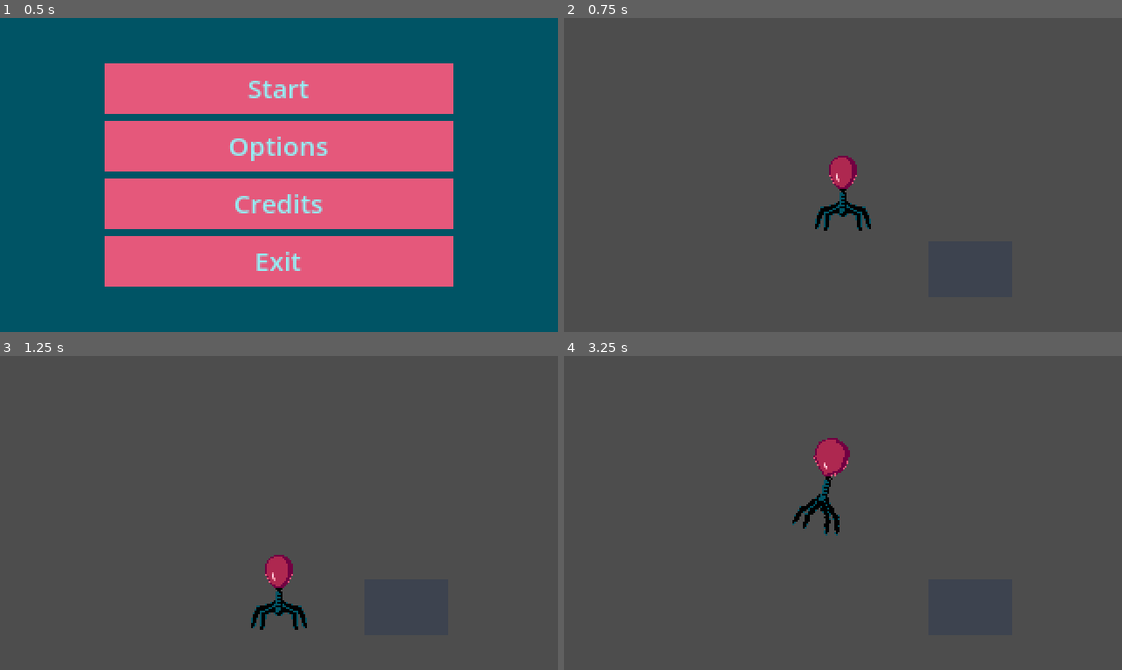
Above: before the commit, frames 1-4 (two rows, left to right).
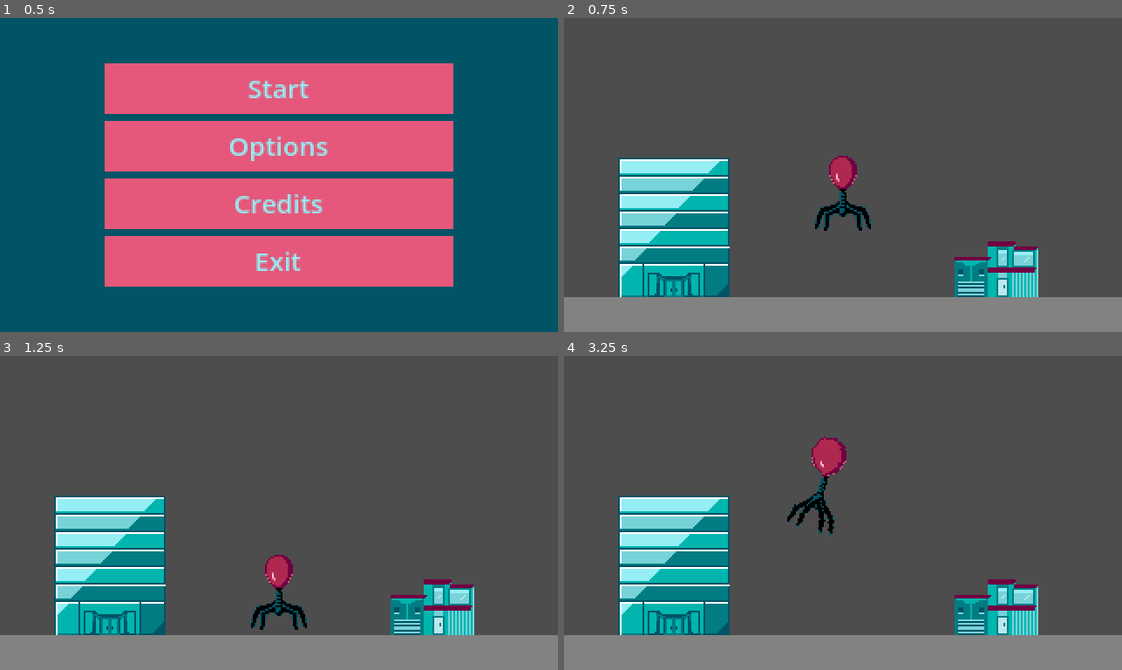
Above: after the commit, the same moments.

Repository: lily-swift/Jame-Gam-46
Game: Godot game, scene res://Scenes/main_menu.tscn
Same seed, same stepped clock (60 frames per second), same inputs: the game is played once before the commit and once after it.
Inputs:
- Up to frame 1 (0.5 s): no input
- Up to frame 2 (0.75 s): click "Start" at 0.5 s
- Up to frame 3 (1.25 s): no input
- Up to frame 4 (3.25 s): hold Right (moveRight) 1.28-2.03 s; tap Space (jump) at 1.35, 1.52, 1.82, 2.27, 2.3, 2.57, 2.85 s; hold Left (moveLeft) 2.03-2.78 s; tap Shift (drill) at 2.1 s; hold Right (moveRight) from 2.78 s (still down)

Frame 1 is identical in both runs. In frame 2, 22% of the frame differs, in the area x 0-100%, y 44-100%; in frame 3, 22%; in frame 4, 23%, in the area x 0-100%, y 25-100%.

Commit message:
Added building code and objects for modern house and office

Diff:
--- /dev/null
+++ b/Game/Scenes/building.gd
@@ -0,0 +1,46 @@
+extends RigidBody2D
+@export var size : int = 2
+@export var crumbleSpeed : float = 0.5
+@export var height : float
+@export var rubblePos : Vector2
+var crumbleProgress : float = 0
+var crumbling : bool = false
+var startpos : Vector2
+
+func _ready():
+	$AnimatedSprite2D.play("default")
+	$Effects.hide()
+	$Effects.position = Vector2(0,0)
+	startpos = position
+	print(startpos)
+	z_index = -1
+
+
+func balloon():
+	$AnimatedSprite2D.play("balloon")
+	mass = 2
+	gravity_scale = -0.5
+
+func _process(delta):
+	if(Input.is_action_just_pressed("debug")):
+		rubble()
+
+	if(crumbling):
+		position = startpos + Vector2(0,round(crumbleProgress * height * 1.1))
+		$AnimatedSprite2D.position.x = round(randf_range(-2,2))
+		$Effects.position = rubblePos -Vector2(0,round(crumbleProgress * height * 1.1))
+		crumbleProgress += delta * crumbleSpeed
+		if(crumbleProgress >= 1):
+			crumbling = false
+			$AnimatedSprite2D.hide()
+
+
+
+func rubble():
+	if(not crumbling):
+		crumbling = true
+		$Effects.play("Rubble")
+		$Effects.position = rubblePos
+		$Effects.show()
+		freeze = true
+		collision_layer = round(pow(2,10))
--- /dev/null
+++ b/Game/Scenes/landeffects.gd
@@ -0,0 +1,14 @@
+extends Area2D
+
+@export var landSfxCooldown : float = 0.4
+var landSfxCDT : float = 0
+
+func _process(delta):
+	if(landSfxCDT > 0):
+		landSfxCDT -= delta
+
+func _on_body_entered(body):
+	if landSfxCDT <= 0:
+		$LandSFX.pitch_scale = randf_range(0.95,1.05)
+		$LandSFX.play()
+		landSfxCDT = landSfxCooldown
--- a/Game/Scenes/level.tscn
+++ b/Game/Scenes/level.tscn
@@ -1,7 +1,9 @@
-[gd_scene load_steps=36 format=3 uid="uid://bw14fnsdi7bdq"]
+[gd_scene load_steps=49 format=3 uid="uid://bw14fnsdi7bdq"]
 
 [ext_resource type="Texture2D" uid="uid://coti1xaemoomq" path="res://Art/smallbuildingballoonplaceholder.png" id="1_81xng"]
-[ext_resource type="Texture2D" uid="uid://cqpk7jgeo8v5n" path="res://Art/smallbuildingplaceholder.png" id="2_wqkje"]
+[ext_resource type="Script" uid="uid://cwuo63j25f3iq" path="res://Scenes/building.gd" id="1_u0did"]
+[ext_resource type="Texture2D" uid="uid://di4luiuepjuef" path="res://Art/Buildings/modernhouselol.png" id="2_6y3s5"]
+[ext_resource type="Texture2D" uid="uid://dq0mn3h2ynjuf" path="res://Art/Buildings/rubble3.png" id="4_luodc"]
 [ext_resource type="Texture2D" uid="uid://0sap0083y6i1" path="res://Art/PlayerSprites/crouch_balloon_lg.png" id="4_pa6b8"]
 [ext_resource type="Script" uid="uid://2fqyy1a65sm7" path="res://Scripts/playerController.gd" id="4_wqkje"]
 [ext_resource type="Texture2D" uid="uid://bt0uvuqy4pbvd" path="res://Art/PlayerSprites/crouch_balloon_md.png" id="5_crh0w"]
@@ -19,7 +21,14 @@
 [ext_resource type="Texture2D" uid="uid://crvdtc37dtmoj" path="res://Art/PlayerSprites/jump_balloon_sm.png" id="15_pnhnk"]
 [ext_resource type="Texture2D" uid="uid://cyj5icrneeuhk" path="res://Art/PlayerSprites/idle_body.png" id="15_vofx3"]
 [ext_resource type="Texture2D" uid="uid://6fyds0bdk5rg" path="res://Art/PlayerSprites/inject_body_spritesheet.png" id="16_00k4y"]
+[ext_resource type="AudioStream" uid="uid://dxf5kuc3qeqng" path="res://Sound/SFX_buttonHover.wav" id="16_24uko"]
 [ext_resource type="Texture2D" uid="uid://sxxf3vguh22n" path="res://Art/PlayerSprites/jump_body.png" id="17_nngtn"]
+[ext_resource type="Script" uid="uid://b8k3rora2iv3f" path="res://Scenes/landeffects.gd" id="21_pnhnk"]
+[ext_resource type="AudioStream" uid="uid://bl1yw8n3bhn88" path="res://Sound/MUS_main.wav" id="24_gf56v"]
+[ext_resource type="AudioStream" uid="uid://bju3uhc0bgxbh" path="res://Sound/SFX_land_gapless.wav" id="24_u0did"]
+[ext_resource type="Script" uid="uid://dyp6oiws3gvia" path="res://Scenes/soundtrack.gd" id="25_6y3s5"]
+[ext_resource type="Texture2D" uid="uid://c2nwcua3v03xr" path="res://Art/Buildings/alt office-export.png" id="28_1cgv8"]
+[ext_resource type="Texture2D" uid="uid://bgbdpnmhr0nvt" path="res://Art/Buildings/rubble4.png" id="29_hcs0j"]
 
 [sub_resource type="SpriteFrames" id="SpriteFrames_1ainy"]
 animations = [{
@@ -33,23 +42,42 @@
 }, {
 "frames": [{
 "duration": 1.0,
-"texture": ExtResource("2_wqkje")
+"texture": ExtResource("2_6y3s5")
 }],
 "loop": true,
 "name": &"default",
 "speed": 5.0
 }]
 
-[sub_resource type="RectangleShape2D" id="RectangleShape2D_n6hdu"]
-size = Vector2(48, 32)
-
-[sub_resource type="SegmentShape2D" id="SegmentShape2D_km5ld"]
-a = Vector2(-24, -16)
-b = Vector2(-24, -55)
-
-[sub_resource type="SegmentShape2D" id="SegmentShape2D_i2t4f"]
-a = Vector2(24, -16)
-b = Vector2(24, -55)
+[sub_resource type="RectangleShape2D" id="RectangleShape2D_53r2q"]
+size = Vector2(16, 32)
+
+[sub_resource type="RectangleShape2D" id="RectangleShape2D_luodc"]
+size = Vector2(19, 23)
+
+[sub_resource type="RectangleShape2D" id="RectangleShape2D_1cgv8"]
+size = Vector2(13, 29)
+
+[sub_resource type="SpriteFrames" id="SpriteFrames_u0did"]
+animations = [{
+"frames": [{
+"duration": 1.0,
+"texture": ExtResource("4_luodc")
+}],
+"loop": true,
+"name": &"Rubble",
+"speed": 5.0
+}, {
+"frames": [],
+"loop": true,
+"name": &"balloon",
+"speed": 5.0
+}, {
+"frames": [],
+"loop": true,
+"name": &"blank",
+"speed": 5.0
+}]
 
 [sub_resource type="SpriteFrames" id="SpriteFrames_n6hdu"]
 animations = [{
@@ -237,34 +265,74 @@
 [sub_resource type="RectangleShape2D" id="RectangleShape2D_2klc5"]
 size = Vector2(18, 34)
 
+[sub_resource type="SpriteFrames" id="SpriteFrames_t205d"]
+animations = [{
+"frames": [{
+"duration": 1.0,
+"texture": ExtResource("28_1cgv8")
+}],
+"loop": true,
+"name": &"default",
+"speed": 5.0
+}]
+
+[sub_resource type="RectangleShape2D" id="RectangleShape2D_hcs0j"]
+size = Vector2(64, 80)
+
+[sub_resource type="SpriteFrames" id="SpriteFrames_idpk0"]
+animations = [{
+"frames": [{
+"duration": 1.0,
+"texture": ExtResource("29_hcs0j")
+}],
+"loop": true,
+"name": &"Rubble",
+"speed": 5.0
+}, {
+"frames": [],
+"loop": true,
+"name": &"balloon",
+"speed": 5.0
+}, {
+"frames": [],
+"loop": true,
+"name": &"blank",
+"speed": 5.0
+}]
+
 [node name="Level" type="Node2D"]
 texture_filter = 1
 
-[node name="SmallBuilding" type="RigidBody2D" parent="."]
-position = Vector2(73, 58)
+[node name="ModernHouse" type="RigidBody2D" parent="."]
+position = Vector2(88, 54)
 collision_layer = 4
 collision_mask = 295
 mass = 1000.0
-
-[node name="AnimatedSprite2D" type="AnimatedSprite2D" parent="SmallBuilding"]
+freeze_mode = 1
+script = ExtResource("1_u0did")
+height = 32.0
+rubblePos = Vector2(8, 0)
+
+[node name="AnimatedSprite2D" type="AnimatedSprite2D" parent="ModernHouse"]
 sprite_frames = SubResource("SpriteFrames_1ainy")
 
-[node name="CollisionShape2D" type="CollisionShape2D" parent="SmallBuilding"]
-shape = SubResource("RectangleShape2D_n6hdu")
-
-[node name="LeftEdge" type="Area2D" parent="SmallBuilding"]
-visible = false
-collision_layer = 8
-
-[node name="CollisionShape2D" type="CollisionShape2D" parent="SmallBuilding/LeftEdge"]
-shape = SubResource("SegmentShape2D_km5ld")
-
-[node name="RightEdge" type="Area2D" parent="SmallBuilding"]
-visible = false
-collision_layer = 16
-
-[node name="CollisionShape2D" type="CollisionShape2D" parent="SmallBuilding/RightEdge"]
-shape = SubResource("SegmentShape2D_i2t4f")
+[node name="CollisionShape2D" type="CollisionShape2D" parent="ModernHouse"]
+position = Vector2(3, 0)
+shape = SubResource("RectangleShape2D_53r2q")
+
+[node name="CollisionShape2D2" type="CollisionShape2D" parent="ModernHouse"]
+position = Vector2(-14.5, 4.5)
+shape = SubResource("RectangleShape2D_luodc")
+
+[node name="CollisionShape2D3" type="CollisionShape2D" parent="ModernHouse"]
+position = Vector2(17.5, 1.5)
+shape = SubResource("RectangleShape2D_1cgv8")
+
+[node name="Effects" type="AnimatedSprite2D" parent="ModernHouse"]
+z_index = -3
+position = Vector2(8, 0)
+sprite_frames = SubResource("SpriteFrames_u0did")
+animation = &"Rubble"
 
 [node name="Balloon" type="RigidBody2D" parent="." node_paths=PackedStringArray("virusBody", "virusAnims", "groundDetector")]
 top_level = true
@@ -284,7 +352,7 @@
 jumpForce = 1325.0
 jumpStartup = 0.05
 jumpDuration = 0.47
-moveSpeed = 200.0
+moveSpeed = 250.0
 frictionX = 3.0
 frictionY = 2.0
 
@@ -305,6 +373,9 @@
 angular_limit_lower = -0.523599
 angular_limit_upper = 0.523599
 
+[node name="InflateSFX" type="AudioStreamPlayer2D" parent="Balloon"]
+stream = ExtResource("16_24uko")
+
 [node name="StaticBody2D" type="StaticBody2D" parent="."]
 position = Vector2(0, 80)
 collision_layer = 2
@@ -312,6 +383,13 @@
 
 [node name="CollisionShape2D" type="CollisionShape2D" parent="StaticBody2D"]
 shape = SubResource("RectangleShape2D_i2t4f")
+
+[node name="ColorRect" type="ColorRect" parent="StaticBody2D"]
+offset_left = -160.0
+offset_top = -10.0
+offset_right = 160.0
+offset_bottom = 10.0
+color = Color(0.509286, 0.509286, 0.509286, 1)
 
 [node name="Camera2D" type="Camera2D" parent="."]
 
@@ -356,10 +434,43 @@
 collision_layer = 256
 collision_mask = 6
 input_pickable = false
+script = ExtResource("21_pnhnk")
 
 [node name="CollisionShape2D" type="CollisionShape2D" parent="VirusBody/Area2D"]
 position = Vector2(-5.20549e-07, 15)
 rotation = 1.5708
 shape = SubResource("RectangleShape2D_2klc5")
 
+[node name="LandSFX" type="AudioStreamPlayer2D" parent="VirusBody/Area2D"]
+position = Vector2(0, -7)
+stream = ExtResource("24_u0did")
+
 [node name="AudioStreamPlayer2D" type="AudioStreamPlayer2D" parent="."]
+stream = ExtResource("24_gf56v")
+volume_db = -10.0
+script = ExtResource("25_6y3s5")
+
+[node name="Office" type="RigidBody2D" parent="."]
+position = Vector2(-97, 30)
+collision_layer = 4
+collision_mask = 295
+mass = 1000.0
+freeze_mode = 1
+script = ExtResource("1_u0did")
+size = 3
+height = 80.0
+rubblePos = Vector2(0, 24)
+
+[node name="AnimatedSprite2D" type="AnimatedSprite2D" parent="Office"]
+sprite_frames = SubResource("SpriteFrames_t205d")
+
+[node name="CollisionShape2D" type="CollisionShape2D" parent="Office"]
+shape = SubResource("RectangleShape2D_hcs0j")
+
+[node name="Effects" type="AnimatedSprite2D" parent="Office"]
+z_index = -3
+position = Vector2(0, 24)
+sprite_frames = SubResource("SpriteFrames_idpk0")
+animation = &"Rubble"
+
+[connection signal="body_entered" from="VirusBody/Area2D" to="VirusBody/Area2D" method="_on_body_entered"]
--- /dev/null
+++ b/Game/Scenes/soundtrack.gd
@@ -0,0 +1,5 @@
+extends AudioStreamPlayer2D
+
+
+func _ready():
+	play();
--- a/Game/Scripts/playerController.gd
+++ b/Game/Scripts/playerController.gd
@@ -71,12 +71,13 @@
 			size = 2
 
 func jump():
-	print("jump")
 	#apply_central_impulse(jumpImpuse * Vector2(0,-1))
 	jumpCDT = jumpCoolDown
 	jumpSUT = jumpStartup
 	jumpsLeft -= 1
 	#jumpT = jumpDuration
+	$InflateSFX.pitch_scale = randf_range(0.95,1.05)
+	$InflateSFX.play()
 
 
 func on_ground():
@@ -88,8 +89,6 @@
 	get_input()
 	timers(delta)
 
-	print(state)
-	print(size)
 
 	#states
 	if(linear_velocity.y < -4):
--- /dev/null
+++ b/Game/default_bus_layout.tres
@@ -0,0 +1,4 @@
+[gd_resource type="AudioBusLayout" format=3 uid="uid://bq4kpkxua2uty"]
+
+[resource]
+bus/0/send = &"New Bus"
--- a/Game/project.godot
+++ b/Game/project.godot
@@ -48,6 +48,11 @@
 "events": [Object(InputEventKey,"resource_local_to_scene":false,"resource_name":"","device":-1,"window_id":0,"alt_press …(195 unchanged characters)…
 ]
 }
+debug={
+"deadzone": 0.2,
+"events": [Object(InputEventKey,"resource_local_to_scene":false,"resource_name":"","device":-1,"window_id":0,"alt_pressed":false,"shift_pressed":false,"ctrl_pressed":false,"meta_pressed":false,"pressed":false,"keycode":0,"physical_keycode":68,"key_label":0,"unicode":100,"location":0,"echo":false,"script":null)
+]
+}
 
 [layer_names]
 
Binary file added: Game/Art/Buildings/alt office-export.png
Not shown, added: Game/Art/Buildings/alt office-export.png.import
Binary file added: Game/Art/Buildings/modernhouselol.png
Not shown, added: Game/Art/Buildings/modernhouselol.png.import
Binary file added: Game/Art/Buildings/office.png
Not shown, added: Game/Art/Buildings/office.png.import
Binary file added: Game/Art/Buildings/radiotower.png
Not shown, added: Game/Art/Buildings/radiotower.png.import
Binary file added: Game/Art/Buildings/rubble1.png
Not shown, added: Game/Art/Buildings/rubble1.png.import
Binary file added: Game/Art/Buildings/rubble2.png
Not shown, added: Game/Art/Buildings/rubble2.png.import
(and 35 more such lines)
